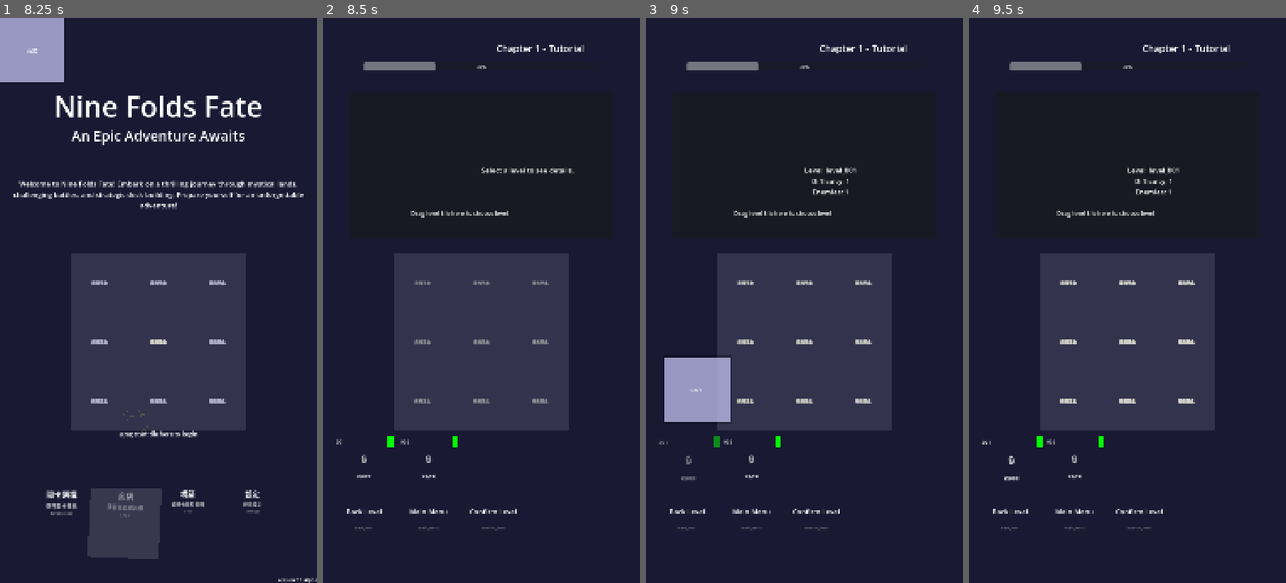
Above: before the commit, frames 1-4 (left to right).
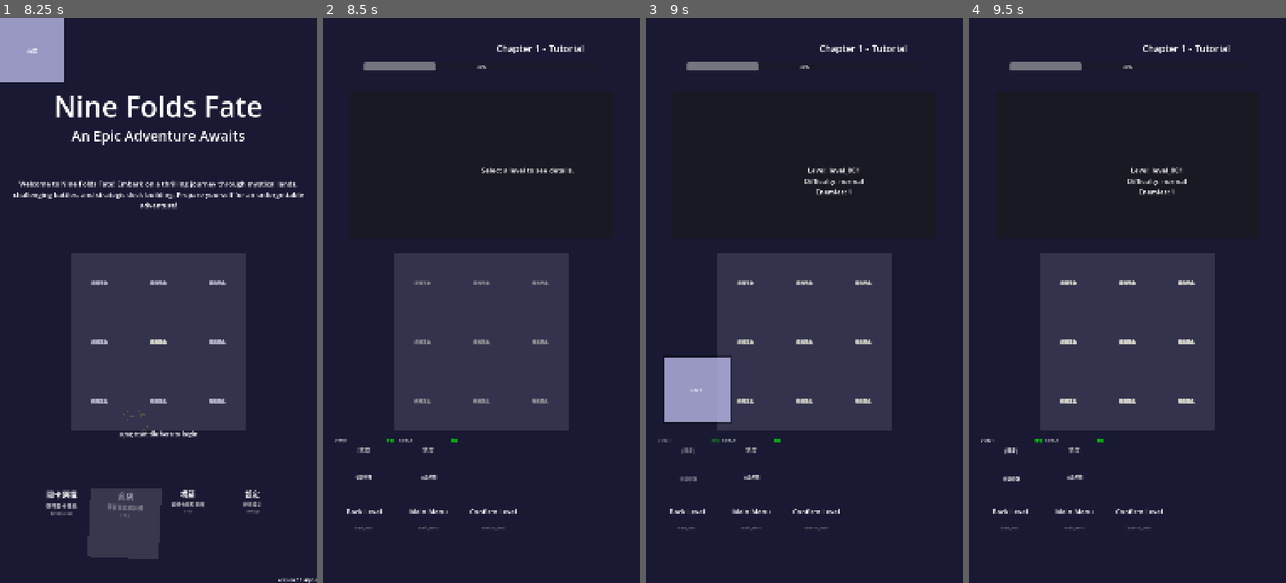
Above: after the commit, the same moments.

Repository: Chenredfish/Ninefold_Fate
Game: Godot game, scene res://main.tscn
Same seed, same stepped clock (60 frames per second), same inputs: the game is played once before the commit and once after it.
Inputs (mouse positions are in pixels of both pictures, inside the frame that each line leads up to):
- Up to frame 1 (8.25 s): tap Enter (ui_accept) at 0.5, 2, 4.25, 5, 7.25 s; drag from (60, 520) to (190, 176) at 0.52 s; drag from (123, 520) to (142, 413) at 1.27 s; move the mouse to (187, 520) at 2.02 s; tap R at 2.1, 5.1, 8.1 s; click (187, 520) at 2.17 s; drag from (60, 520) to (63, 215) at 2.77 s; drag from (123, 520) to (174, 300) at 3.52 s; drag from (187, 520) to (110, 159) at 4.27 s; move the mouse to (60, 520) at 5.02 s; click (60, 520) at 5.17 s; drag from (123, 520) to (95, 328) at 5.77 s; drag from (187, 520) to (190, 176) at 6.52 s; drag from (60, 520) to (142, 413) at 7.27 s; move the mouse to (123, 520) at 8.02 s; click (123, 520) at 8.17 s
- Up to frame 2 (8.5 s): no input
- Up to frame 3 (9 s): drag from (687, 464) to (709, 215) at 8.77 s
- Up to frame 4 (9.5 s): no input

Frame 1 is identical in both runs. In frame 2, 0.5% of the frame differs, in the area x 3-59%, y 34-82%; in frame 3, 0.8%; in frame 4, 0.8%, in the area x 3-69%, y 26-82%.

Commit message:
修改關卡的資料顯示

Diff:
--- a/data/levels.json
+++ b/data/levels.json
@@ -9,13 +9,15 @@
       "zh": "與水之史萊姆的第一戰",
       "en": "First battle against Water Slime"
     },
+    "difficulty": "normal",
+    "unlock_status": "available",
+    "star_rating": 0,
     "bgm": "",
     "background": "",
     "rewards": [],
     "objectives": [],
     "turn_limit": null,
     "special_rules": "",
-    "enemy_spawn_pattern": "",
     "events": [],
     "tutorial_steps": [],
     "unlock_conditions": [],
@@ -29,11 +31,11 @@
     "hero_id": "H001",
     "enemies": [
       {
-        "id": "E001",
-        "hp": 800,
-        "element": "water",
-        "atk": 80,
-        "cd": 3
+        "enemy_id": "E001",
+        "wave": 1,
+        "hp_override": null,
+        "atk_override": null,
+        "cd_override": null
       }
     ],
     "win_condition": "all_enemies_defeated"
@@ -48,17 +50,19 @@
       "zh": "挑戰火之哥布林",
       "en": "Challenge the Fire Goblin"
     },
+    "difficulty": "hard",
+    "unlock_status": "locked",
+    "star_rating": 0,
     "bgm": "",
     "background": "",
     "rewards": [],
     "objectives": [],
     "turn_limit": null,
     "special_rules": "",
-    "enemy_spawn_pattern": "",
     "events": [],
     "tutorial_steps": [],
-    "unlock_conditions": [],
-    "recommended_power": null,
+    "unlock_conditions": ["level_001"],
+    "recommended_power": 1500,
     "tags": [],
     "board": {
       "width": 9,
@@ -70,11 +74,11 @@
     "hero_id": "H001",
     "enemies": [
       {
-        "id": "E002",
-        "hp": 1200,
-        "element": "fire",
-        "atk": 100,
-        "cd": 3
+        "enemy_id": "E002",
+        "wave": 1,
+        "hp_override": 1200,
+        "atk_override": 100,
+        "cd_override": null
       }
     ],
     "win_condition": "all_enemies_defeated"
--- a/scripts/scenes/level_selection.gd
+++ b/scripts/scenes/level_selection.gd
@@ -111,13 +111,6 @@
 			drop_zone.modulate = Color(1.2, 1.2, 1.0, 1.0)
 			drop_zone.tile_dropped.connect(_on_tile_dropped)
 
-	confirm_label = Label.new()
-	confirm_label.text = "Drag level tile here to choose level"
-	confirm_label.position = Vector2(300, 650)
-	confirm_label.horizontal_alignment = HORIZONTAL_ALIGNMENT_CENTER
-	confirm_label.add_theme_font_size_override("font_size", 20)
-	confirm_label.add_theme_color_override("font_color", Color.WHITE)
-	add_child(confirm_label)
 
 func create_level_tile_area():
 	"""
@@ -221,12 +214,10 @@
 			_on_main_menu_tile_dropped()
 		"confirm_level":
 			_on_confirm_level_tile_dropped()
-		"level":
+		_: #因為關卡tile沒有特別的function欄位，所以預設就是關卡
 			var level_id = tile_data.get("level_id", "")
 			if level_id != "":
 				start_level(level_id)
-		_:
-			print("[LevelSelection] 未知的導航功能：", tile_data.get("function", ""))
 
 func start_level(level_id: String):
 	print("[LevelSelection] Starting level: ", level_id)
--- a/scripts/ui/tiles/LevelTile.gd
+++ b/scripts/ui/tiles/LevelTile.gd
@@ -142,17 +142,17 @@
 	main_container.mouse_filter = Control.MOUSE_FILTER_IGNORE
 	add_child(main_container)
 
-	# 上層：關卡編號和難度指示器
+	# 上層：關卡編號和難度文字
 	var top_row = HBoxContainer.new()
-	top_row.custom_minimum_size = Vector2(0, 40)
+	top_row.custom_minimum_size = Vector2(0, 30)
 	main_container.add_child(top_row)
 
 	# 關卡編號
 	level_number_label = Label.new()
-	level_number_label.text = level_id.replace("level", "").replace("_", "-")
-	level_number_label.horizontal_alignment = HORIZONTAL_ALIGNMENT_CENTER
+	level_number_label.text = "Lv." + level_id.replace("level_", "").replace("_", "-")
+	level_number_label.horizontal_alignment = HORIZONTAL_ALIGNMENT_LEFT
 	level_number_label.vertical_alignment = VERTICAL_ALIGNMENT_CENTER
-	level_number_label.add_theme_font_size_override("font_size", 16)
+	level_number_label.add_theme_font_size_override("font_size", 14)
 	level_number_label.add_theme_color_override("font_color", Color.WHITE)
 	level_number_label.mouse_filter = Control.MOUSE_FILTER_IGNORE
 	top_row.add_child(level_number_label)
@@ -162,39 +162,41 @@
 	spacer.size_flags_horizontal = Control.SIZE_EXPAND_FILL
 	top_row.add_child(spacer)
 
-	# 難度指示器
-	difficulty_indicator = ColorRect.new()
-	difficulty_indicator.custom_minimum_size = Vector2(20, 20)
-	difficulty_indicator.color = get_difficulty_color()
-	top_row.add_child(difficulty_indicator)
-
-	# 中層：關卡圖示或鎖定圖示
-	var middle_section = CenterContainer.new()
-	middle_section.custom_minimum_size = Vector2(0, 80)
+	# 難度文字標籤
+	var difficulty_label = Label.new()
+	difficulty_label.text = get_difficulty_text()
+	difficulty_label.horizontal_alignment = HORIZONTAL_ALIGNMENT_RIGHT
+	difficulty_label.vertical_alignment = VERTICAL_ALIGNMENT_CENTER
+	difficulty_label.add_theme_font_size_override("font_size", 12)
+	difficulty_label.add_theme_color_override("font_color", get_difficulty_color())
+	difficulty_label.mouse_filter = Control.MOUSE_FILTER_IGNORE
+	top_row.add_child(difficulty_label)
+
+	# 中層：狀態和元素類型
+	var middle_section = VBoxContainer.new()
+	middle_section.custom_minimum_size = Vector2(0, 90)
 	main_container.add_child(middle_section)
 
-	if unlock_status == "locked":
-		# 鎖定圖示
-		lock_icon = TextureRect.new()
-		# 這裡可以設定鎖定圖示，目前用文字代替
-		var lock_label = Label.new()
-		lock_label.text = "🔒"
-		lock_label.add_theme_font_size_override("font_size", 32)
-		lock_label.add_theme_color_override("font_color", Color.GRAY)
-		lock_label.horizontal_alignment = HORIZONTAL_ALIGNMENT_CENTER
-		lock_label.mouse_filter = Control.MOUSE_FILTER_IGNORE
-		middle_section.add_child(lock_label)
-	else:
-		# 關卡圖示（可以根據敵人類型等設定）
-		level_icon = TextureRect.new()
-		# 這裡可以設定關卡圖示，目前用文字代替
-		var icon_label = Label.new()
-		icon_label.text = get_level_icon()
-		icon_label.add_theme_font_size_override("font_size", 32)
-		icon_label.add_theme_color_override("font_color", Color.WHITE)
-		icon_label.horizontal_alignment = HORIZONTAL_ALIGNMENT_CENTER
-		icon_label.mouse_filter = Control.MOUSE_FILTER_IGNORE
-		middle_section.add_child(icon_label)
+	# 狀態標籤
+	var status_label = Label.new()
+	status_label.text = get_status_text()
+	status_label.horizontal_alignment = HORIZONTAL_ALIGNMENT_CENTER
+	status_label.vertical_alignment = VERTICAL_ALIGNMENT_CENTER
+	status_label.add_theme_font_size_override("font_size", 16)
+	status_label.add_theme_color_override("font_color", get_status_color())
+	status_label.mouse_filter = Control.MOUSE_FILTER_IGNORE
+	middle_section.add_child(status_label)
+
+	# 元素類型標籤 (如果不是鎖定狀態)
+	if unlock_status != "locked":
+		var element_label = Label.new()
+		element_label.text = get_element_text()
+		element_label.horizontal_alignment = HORIZONTAL_ALIGNMENT_CENTER
+		element_label.vertical_alignment = VERTICAL_ALIGNMENT_CENTER
+		element_label.add_theme_font_size_override("font_size", 14)
+		element_label.add_theme_color_override("font_color", get_element_color())
+		element_label.mouse_filter = Control.MOUSE_FILTER_IGNORE
+		middle_section.add_child(element_label)
 
 	# 下層：關卡標題和星級
 	var bottom_section = VBoxContainer.new()
@@ -210,31 +212,22 @@
 		level_title_label.text = str(level_name)
 	level_title_label.horizontal_alignment = HORIZONTAL_ALIGNMENT_CENTER
 	level_title_label.vertical_alignment = VERTICAL_ALIGNMENT_CENTER
-	level_title_label.add_theme_font_size_override("font_size", 12)
+	level_title_label.add_theme_font_size_override("font_size", 14)
 	level_title_label.add_theme_color_override("font_color", Color.WHITE)
 	level_title_label.autowrap_mode = TextServer.AUTOWRAP_WORD_SMART
 	level_title_label.mouse_filter = Control.MOUSE_FILTER_IGNORE
 	bottom_section.add_child(level_title_label)
 
-	# 星級顯示（僅已完成關卡）
+	# 星級顯示（僅已完成關卡）- 使用文字
 	if unlock_status == "completed":
-		star_container = HBoxContainer.new()
-		star_container.alignment = BoxContainer.ALIGNMENT_CENTER
-		star_container.mouse_filter = Control.MOUSE_FILTER_IGNORE
-
-		for i in range(3):
-			var star_label = Label.new()
-			if i < star_rating:
-				star_label.text = "⭐"
-				star_label.add_theme_color_override("font_color", Color.GOLD)
-			else:
-				star_label.text = "☆"
-				star_label.add_theme_color_override("font_color", Color.GRAY)
-			star_label.add_theme_font_size_override("font_size", 14)
-			star_label.mouse_filter = Control.MOUSE_FILTER_IGNORE
-			star_container.add_child(star_label)
-
-		bottom_section.add_child(star_container)
+		var star_label = Label.new()
+		star_label.text = get_star_text()
+		star_label.horizontal_alignment = HORIZONTAL_ALIGNMENT_CENTER
+		star_label.vertical_alignment = VERTICAL_ALIGNMENT_CENTER
+		star_label.add_theme_font_size_override("font_size", 12)
+		star_label.add_theme_color_override("font_color", Color.GOLD)
+		star_label.mouse_filter = Control.MOUSE_FILTER_IGNORE
+		bottom_section.add_child(star_label)
 
 # === 輔助方法 ===
 
@@ -249,23 +242,6 @@
 			return Color.RED
 		_:
 			return Color.WHITE
-
-# 獲取關卡圖示
-func get_level_icon() -> String:
-	# 根據敵人類型或關卡特性返回對應圖示
-	var enemies = level_data.get("enemies", [])
-	if enemies.size() > 0:
-		match enemies[0]:
-			"goblin":
-				return "👹"
-			"orc":
-				return "👺"
-			"dragon":
-				return "🐲"
-			_:
-				return "⚔️"
-	return "⚔️"
-
 # === 拖拽數據覆寫 ===
 
 # 覆寫獲取圖塊資料
@@ -299,3 +275,125 @@
 	base_data["star_rating"] = star_rating
 	base_data["difficulty"] = difficulty
 	return base_data
+
+# === 文字顯示輔助方法 ===
+
+# 獲取難度文字
+func get_difficulty_text() -> String:
+	match difficulty:
+		"normal":
+			return "普通"
+		"hard":
+			return "困難"
+		"hell":
+			return "地獄"
+		_:
+			return "?"
+
+# 獲取狀態文字
+func get_status_text() -> String:
+	match unlock_status:
+		"locked":
+			return "[鎖定]"
+		"available":
+			return "[可挑戰]"
+		"completed":
+			return "[已完成]"
+		_:
+			return ""
+
+# 獲取狀態顏色
+func get_status_color() -> Color:
+	match unlock_status:
+		"locked":
+			return Color.GRAY
+		"available":
+			return Color.CYAN
+		"completed":
+			return Color.LIME_GREEN
+		_:
+			return Color.WHITE
+
+# 獲取元素文字
+func get_element_text() -> String:
+	var enemies = level_data.get("enemies", [])
+	if enemies.size() > 0:
+		var enemy_info = enemies[0]
+		var enemy_id = ""
+
+		# 處理兩種格式:純字串或字典
+		if enemy_info is String:
+			enemy_id = enemy_info
+		elif enemy_info is Dictionary:
+			enemy_id = enemy_info.get("id", "")
+			if enemy_id == "":
+				enemy_id = enemy_info.get("enemy_id", "")
+
+		if enemy_id != "" and ResourceManager:
+			var enemy_data = ResourceManager.get_enemy_data(enemy_id)
+			if enemy_data.size() > 0:
+				var element = enemy_data.get("element", "")
+				return get_element_display_name(element)
+	return "無"
+
+# 獲取元素顏色
+func get_element_color() -> Color:
+	var enemies = level_data.get("enemies", [])
+	if enemies.size() > 0:
+		var enemy_info = enemies[0]
+		var enemy_id = ""
+
+		# 處理兩種格式:純字串或字典
+		if enemy_info is String:
+			enemy_id = enemy_info
+		elif enemy_info is Dictionary:
+			enemy_id = enemy_info.get("id", "")
+			if enemy_id == "":
+				enemy_id = enemy_info.get("enemy_id", "")
+
+		if enemy_id != "" and ResourceManager:
+			var enemy_data = ResourceManager.get_enemy_data(enemy_id)
+			if enemy_data.size() > 0:
+				var element = enemy_data.get("element", "")
+				return get_element_display_color(element)
+	return Color.WHITE
+
+# 獲取元素顯示名稱
+func get_element_display_name(element: String) -> String:
+	match element:
+		"water":
+			return "水"
+		"fire":
+			return "火"
+		"earth":
+			return "地"
+		"wind":
+			return "風"
+		"light":
+			return "光"
+		"dark":
+			return "闇"
+		_:
+			return "無"
+
+# 獲取元素顯示顏色
+func get_element_display_color(element: String) -> Color:
+	match element:
+		"water":
+			return Color.DODGER_BLUE
+		"fire":
+			return Color.ORANGE_RED
+		"earth":
+			return Color.SANDY_BROWN
+		"wind":
+			return Color.LIGHT_GREEN
+		"light":
+			return Color.GOLD
+		"dark":
+			return Color.PURPLE
+		_:
+			return Color.WHITE
+
+# 獲取星級文字
+func get_star_text() -> String:
+	return "★ " + str(star_rating) + " / 3"
